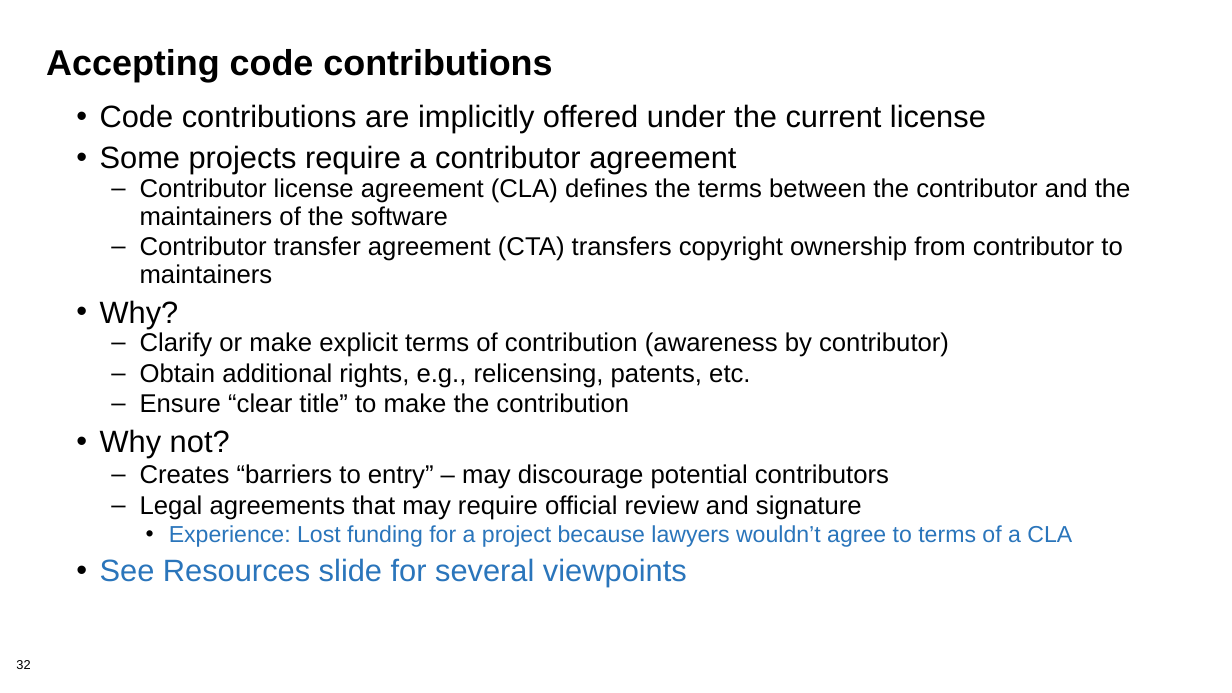
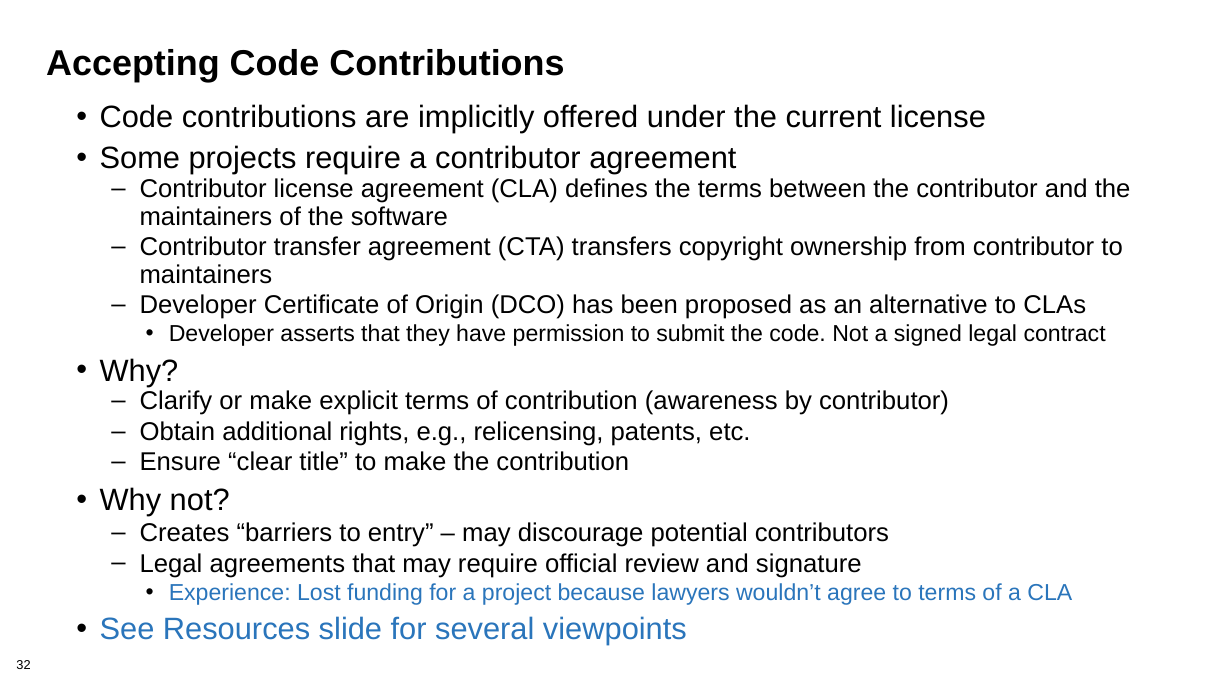
Before and after one commit to bssw-tutorial/presentations, a slide deck: slide 32 of licensing.pptx. Drawn at 1232x693 pixels with LibreOffice and Linux fonts; fonts in the diff are those of the drawing; background and template pictures are left out. Boxes give left, top, right and bottom in pixels: in the first picture for what was removed or moved away, otherwise in the second. Text is boxed around its words. In the diff, an @@ line names an element or a change of style, - is before the commit and + after.

```diff
--- a/licensing.pptx
+++ b/licensing.pptx
@@ title at box(46, 49, 564, 82): text changed @@
-Accepting code contributions
+Accepting Code Contributions
@@ text at box(140, 294, 1106, 346): paragraphs added @@
+  – Developer Certificate of Origin (DCO) has been proposed as an alternative to CLAs
+    • Developer asserts that they have permission to submit the code. Not a signed legal contract
```
Also in this commit, not shown: 31 other slides changed.
